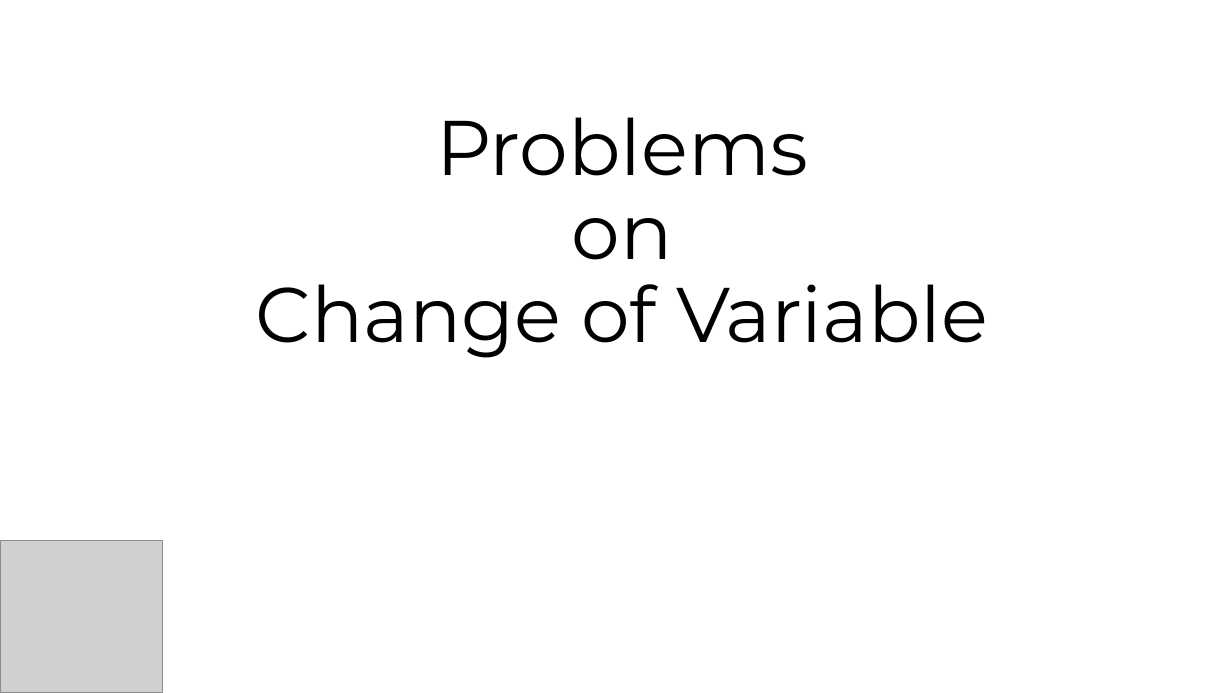
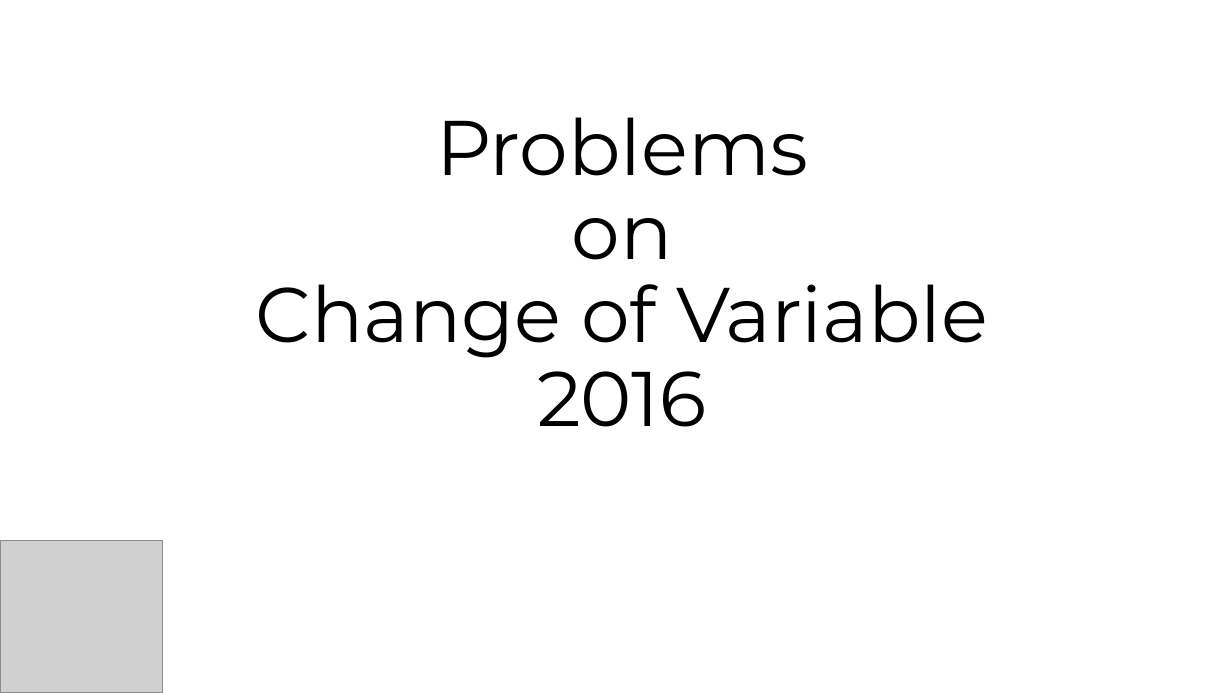
Before and after one commit to jinmang2/probability, a slide deck: slide 1 of 변수변환 임용고시 2016.pptx. Drawn at 1232x693 pixels with LibreOffice and Linux fonts; fonts in the diff are those of the drawing; grey boxes stand for pictures. Boxes give left, top, right and bottom in pixels: in the first picture for what was removed or moved away, otherwise in the second. Text is boxed around its words. In the diff, an @@ line names an element or a change of style, - is before the commit and + after.

```diff
--- a/변수변환 임용고시 2016.pptx
+++ b/변수변환 임용고시 2016.pptx
@@ title at [256, 117, 988, 427]: text changed @@
-Problems
-on
-Change of Variable
+Problems
+on
+Change of Variable
+2016
```
Also in this commit, not shown: 3 slides added, 2 slides removed.
